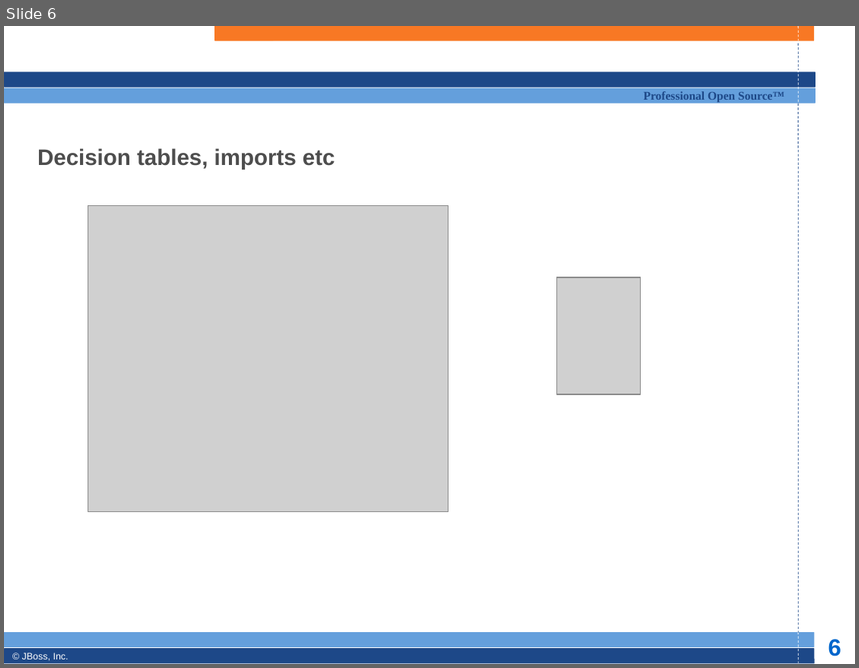
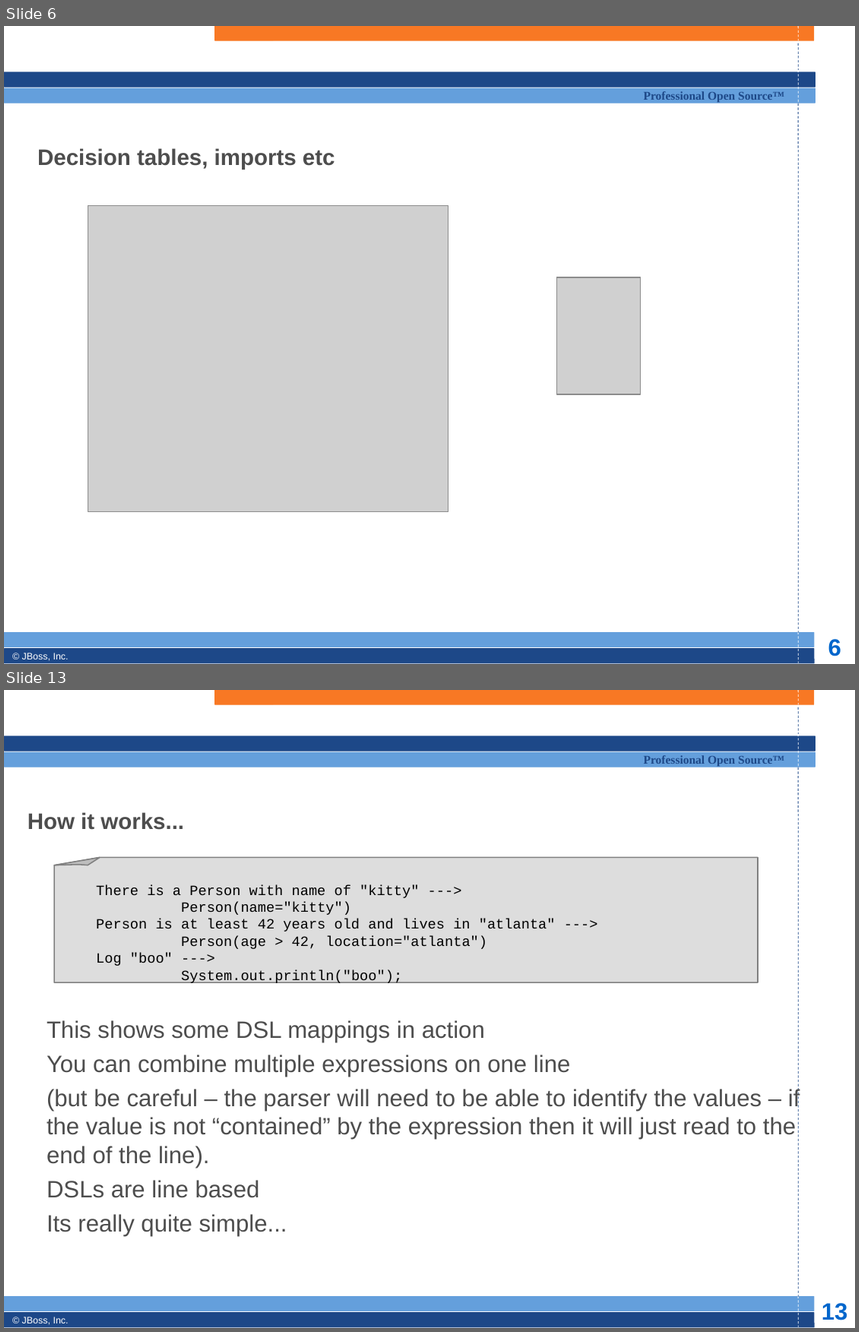
Before and after one commit to bobmcwhirter/drools, a slide deck: documentation/training/developers-course/Module 6 - rule formats.odp. Shown one above the other, each under a label of ours: slide 6 before the commit, slides 6 and 13 after it; the slides between them are not shown. The pictures are 859x668 and 859x1332 pixels, drawn with LibreOffice and Linux fonts; fonts in the diff are those of the drawing; grey boxes stand for pictures; background and template pictures are left out. Boxes give left, top, right and bottom in pixels: in the first picture for what was removed or moved away, otherwise in the second. Text is boxed around its words. In the diff, an @@ line names an element or a change of style, - is before the commit and + after.

```diff
--- a/documentation/training/developers-course/Module 6 - rule formats.odp
+++ b/documentation/training/developers-course/Module 6 - rule formats.odp
@@ slide 13 added at [4,690,855,1328], background #FFFFFF; not listed: 13 template elements that a slide beside it also shows @@
@@ title added at [28,812,184,830], 19 pt, text #4D4D4D, bold @@
+How it works...
@@ freeform shape added at [54,858,758,983], fill #DDDDDD, outline #808080 0.99 pt @@
@@ freeform shape added at [54,858,99,866], fill #BDBDBD, outline #808080 0.99 pt @@
@@ text added at [96,885,556,983], 12 pt, text #000000 @@
+There is a Person with name of "kitty" --->
+Person(name="kitty")
+Person is at least 42 years old and lives in "atlanta" --->
+Person(age > 42, location="atlanta")
+Log "boo" --->
+System.out.println("boo");
@@ subtitle added at [47,1021,800,1236], 20 pt, text #4D4D4D @@
+This shows some DSL mappings in action
+You can combine multiple expressions on one line
+(but be careful – the parser will need to be able to identify the values – if the value is not “contained” by the expression then it will just read to the end of the line).
+DSLs are line based
+Its really quite simple...
```
Also in this commit, not shown: 7 slides changed, 6 other slides added, 2 other files.
